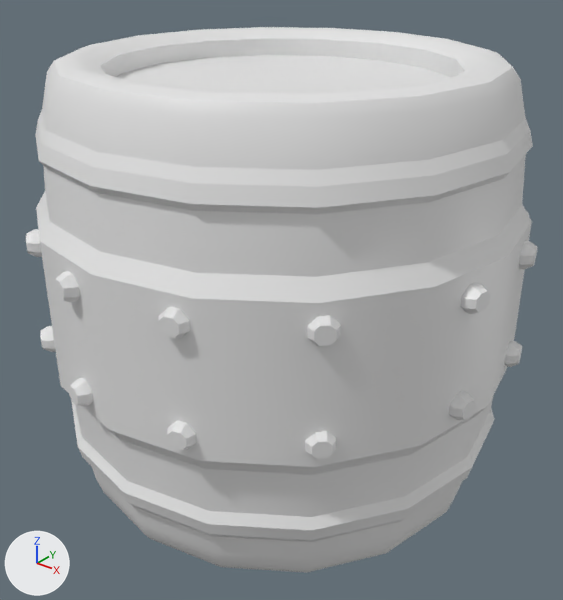
The FBX model Assets/3D_Assets/Props/Baril_02.fbx: old version first, new version second.
One viewpoint serves both versions: a 50 mm camera at (1.208, -1.511, 0.857) aimed at (0.018, -0.024, -0.065). The axes (+X, +Y, +Z) are drawn at lower left. The lights are the same throughout. Where no turn or scale is listed for an object, it has been applied to the vertices.
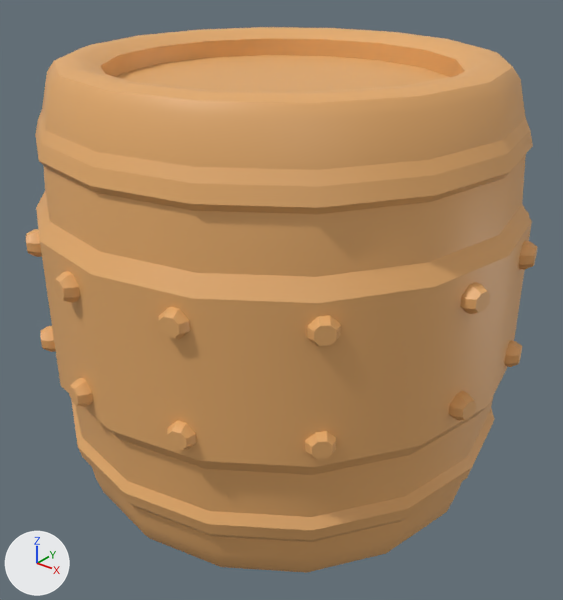
What differs and where, as boxes [x1, y1, x2, y2] in the pictures (563 x 600 px):
'Cylinder.010', recoloured (grey to orange): [35, 110, 533, 542] in both
'Cylinder.004', recoloured (white to orange): [42, 27, 526, 573] in both
'Cylinder.005', recoloured (grey to orange): [26, 211, 537, 459] in both

The change, as a diff of the scene's bpy script:
```diff
--- a/Assets/3D_Assets/Props/Baril_02.fbx.py
+++ b/Assets/3D_Assets/Props/Baril_02.fbx.py
@@ mat_material_002 @@
+mat_material_002 = principled_material('Material.002')
+mat_material_002.base_color = (0.8, 0.418, 0.15)  # orange #e7ad6c
@@ me_cylinder_026 @@
 me_cylinder_026.from_pydata(...)  # 192 vertices, 144 faces; spans x -0.62..0.62, y -0.62..0.62, z -0.827..0.044
+me_cylinder_026.materials.append(mat_material_002)  # orange #e7ad6c
@@ me_cylinder_007 @@
 me_cylinder_007.from_pydata(...)  # 240 vertices, 193 faces; spans x -0.592..0.592, y -0.592..0.592, z -0.576..0.576
+me_cylinder_007.materials.append(mat_material_002)  # orange #e7ad6c
@@ me_cylinder_023 @@
 me_cylinder_023.from_pydata(...)  # 624 vertices, 442 faces; spans x -0.641..0.632, y -0.636..0.64, z 0.121..0.45
+me_cylinder_023.materials.append(mat_material_002)  # orange #e7ad6c
```
